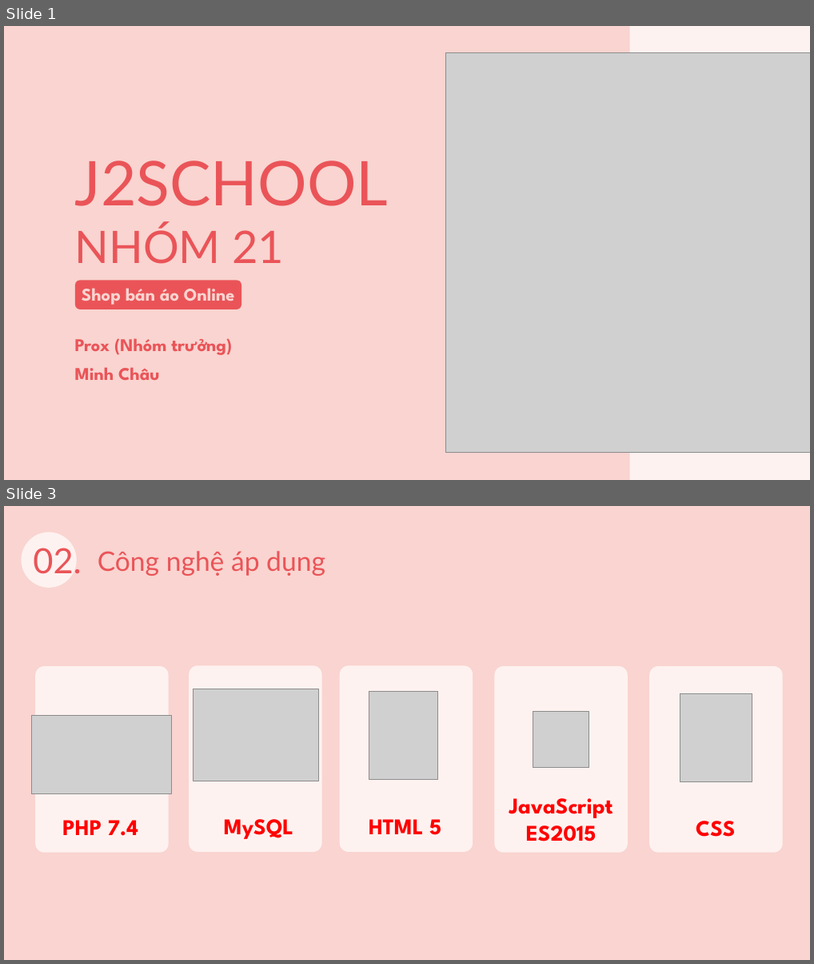
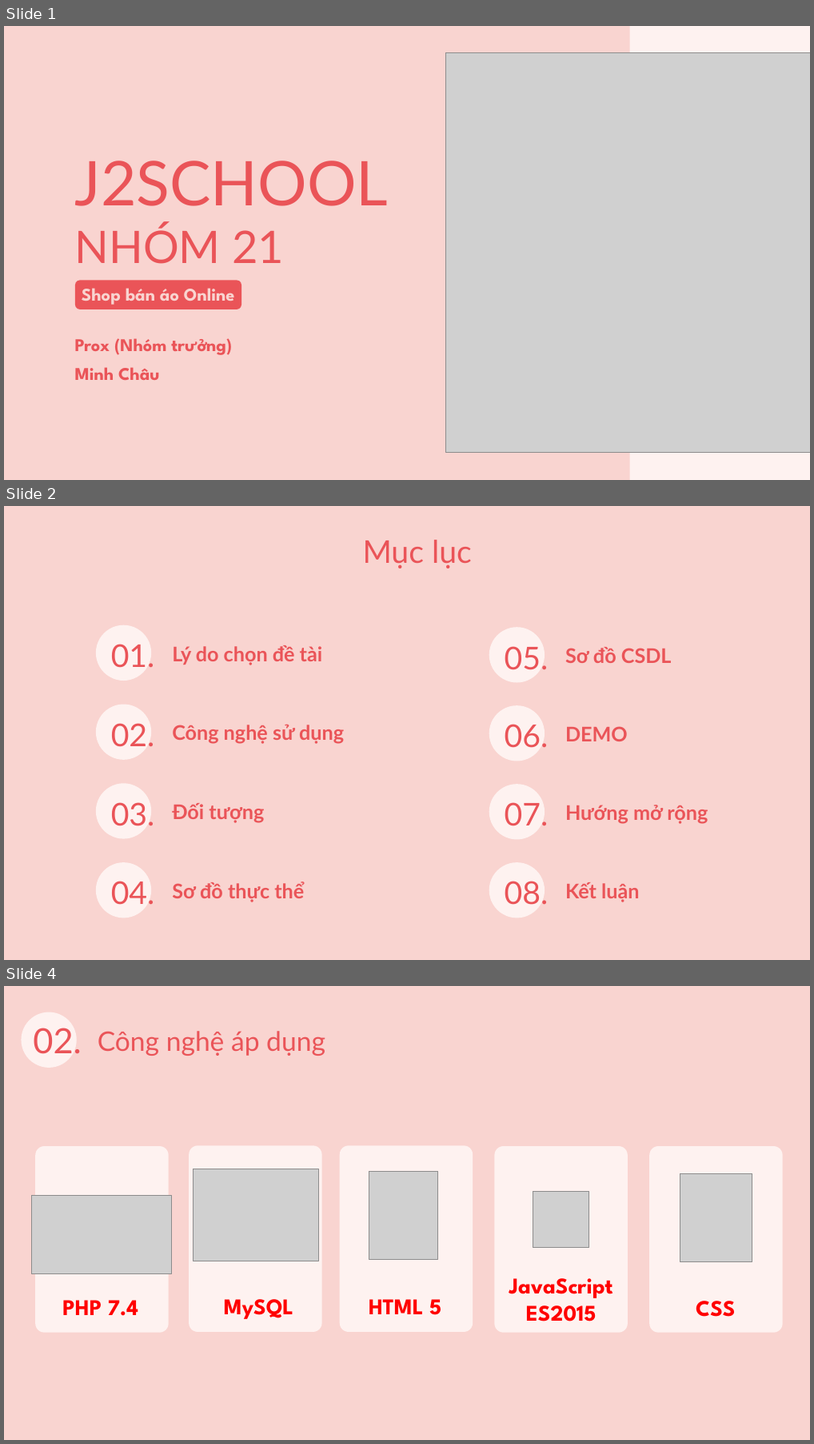
Before and after one commit to Prox404/doan1J2School, a slide deck: Document/slide.pptx. Shown one above the other, each under a label of ours: slides 1 and 3 before the commit, slides 1, 2 and 4 after it; the slides between them are not shown. The pictures are 814x964 and 814x1444 pixels, drawn with LibreOffice and Linux fonts; fonts in the diff are those of the drawing; grey boxes stand for pictures. Boxes give left, top, right and bottom in pixels: in the first picture for what was removed or moved away, otherwise in the second. Text is boxed around its words. In the diff, an @@ line names an element or a change of style, - is before the commit and + after.

```diff
--- a/Document/slide.pptx
+++ b/Document/slide.pptx
@@ slide 2 added at [4, 506, 810, 960], background #FEF2F0 @@
@@ rectangle added at [4, 506, 810, 960], fill #F9D4D0 @@
@@ text added at [363, 540, 472, 568], 28 pt, text #EA5458 @@
+Mục lục
@@ ellipse added at [96, 625, 151, 681], fill #FEF2F0 @@
@@ text added at [111, 644, 155, 668], 28 pt, text #EA5458 @@
+01.
@@ text added at [172, 645, 323, 664], 18 pt, text #EA5458, bold @@
+Lý do chọn đề tài
@@ ellipse added at [490, 627, 545, 683], fill #FEF2F0 @@
@@ text added at [505, 646, 549, 670], 28 pt, text #EA5458 @@
+05.
@@ text added at [566, 647, 672, 663], 18 pt, text #EA5458, bold @@
+Sơ đồ CSDL
@@ ellipse added at [96, 704, 151, 760], fill #FEF2F0 @@
@@ ellipse added at [490, 705, 545, 761], fill #FEF2F0 @@
@@ text added at [111, 723, 155, 747], 28 pt, text #EA5458 @@
+02.
@@ text added at [172, 724, 344, 744], 18 pt, text #EA5458, bold @@
+Công nghệ sử dụng
@@ text added at [505, 724, 549, 748], 28 pt, text #EA5458 @@
+06.
@@ text added at [566, 726, 628, 741], 18 pt, text #EA5458, bold @@
+  DEMO
@@ ellipse added at [96, 784, 151, 839], fill #FEF2F0 @@
@@ ellipse added at [490, 784, 545, 839], fill #FEF2F0 @@
@@ text added at [111, 802, 155, 826], 28 pt, text #EA5458 @@
+03.
@@ text added at [172, 803, 264, 823], 18 pt, text #EA5458, bold @@
+Đối tượng
@@ text added at [505, 802, 549, 826], 28 pt, text #EA5458 @@
+07.
@@ text added at [566, 804, 708, 824], 18 pt, text #EA5458, bold @@
+  Hướng mở rộng
@@ ellipse added at [96, 863, 151, 918], fill #FEF2F0 @@
@@ ellipse added at [490, 863, 545, 918], fill #FEF2F0 @@
@@ text added at [111, 880, 155, 904], 28 pt, text #EA5458 @@
+04.
@@ text added at [172, 881, 304, 902], 18 pt, text #EA5458, bold @@
+Sơ đồ thực thể
@@ text added at [505, 880, 549, 904], 28 pt, text #EA5458 @@
+08.
@@ text added at [566, 882, 639, 902], 18 pt, text #EA5458, bold @@
+  Kết luận
@@ what was slide 3 is now slide 4 @@
```
Also in this commit, not shown: 4 slides changed, 2 other files.
